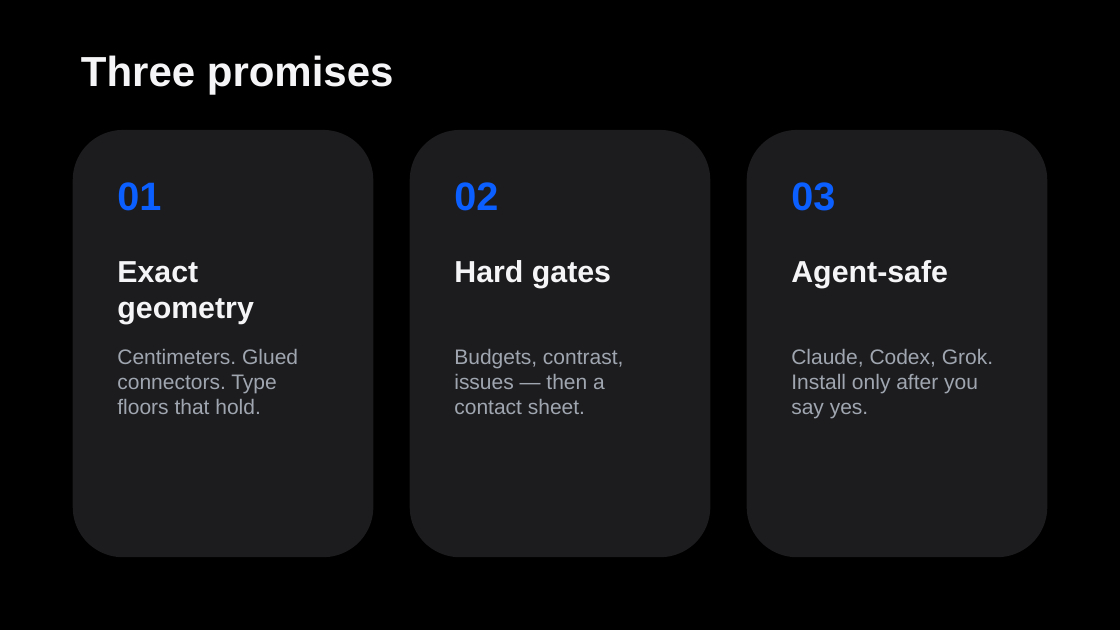
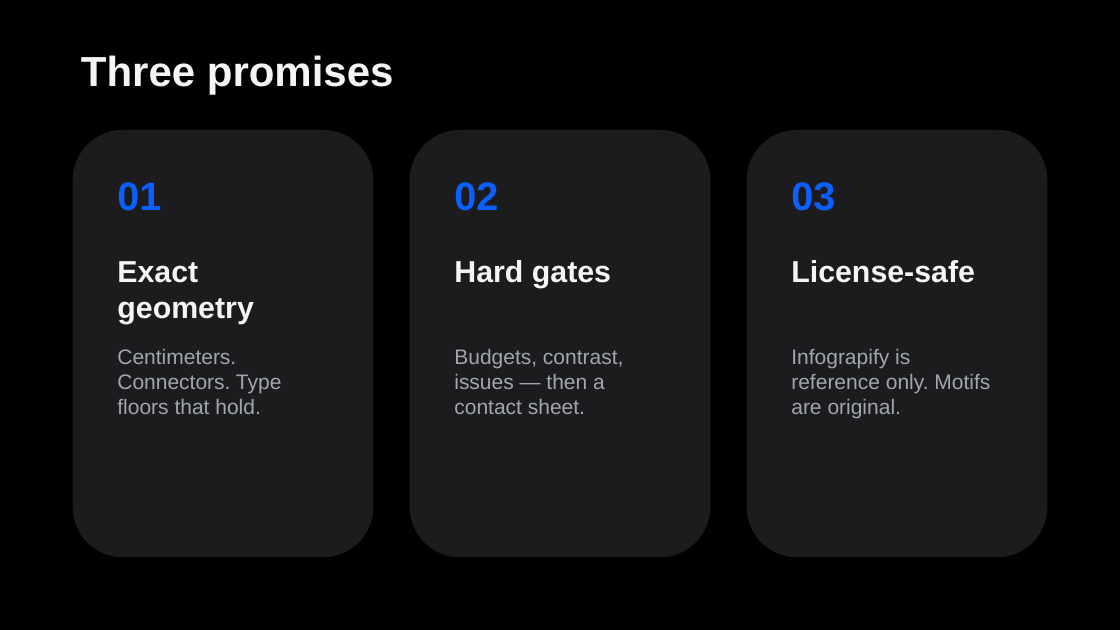
Before and after one commit to kimmingul/designmd-pptx, a slide deck: slide 7 of demo/designmd-pptx-best-v2.1.2.pptx (slide 5 before the commit). Drawn at 1120x630 pixels with LibreOffice and Linux fonts; fonts in the diff are those of the drawing. Boxes give left, top, right and bottom in pixels: in the first picture for what was removed or moved away, otherwise in the second. Text is boxed around its words. In the diff, an @@ line names an element or a change of style, - is before the commit and + after.

```diff
--- a/demo/designmd-pptx-best-v2.1.2.pptx
+++ b/demo/designmd-pptx-best-v2.1.2.pptx
@@ text at [791, 260, 975, 283]: text changed @@
-Agent-safe
+License-safe
@@ text at [117, 349, 282, 414]: text changed @@
-Centimeters. Glued connectors. Type floors that hold.
+Centimeters. Connectors. Type floors that hold.
@@ text at [791, 349, 990, 419]: text changed @@
-Claude, Codex, Grok. Install only after you say yes.
+Infograpify is reference only. Motifs are original.
```
Also in this commit, not shown: 5 other slides changed, 5 slides added, 3 slides removed, 35 other files.
